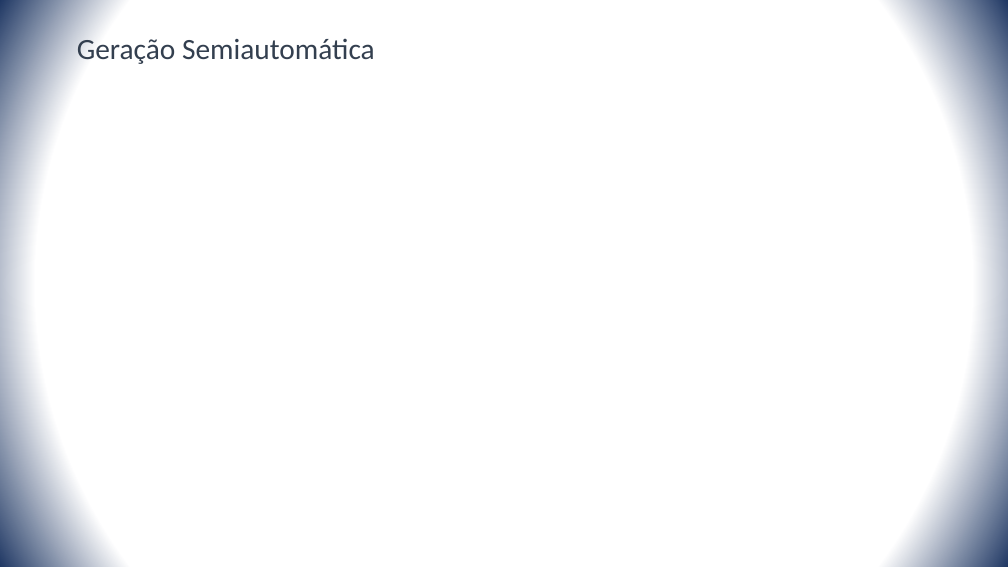
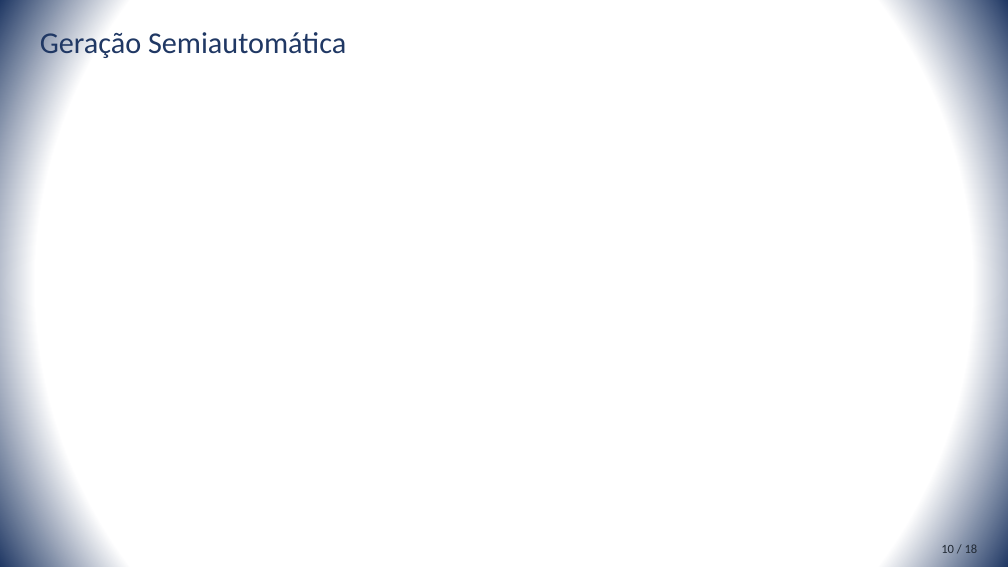
Before and after one commit to rustanitu/atfgtex, a slide deck: slide 10 of presentation/presentation.pptm (slide 8 before the commit). Drawn at 1008x567 pixels with LibreOffice and Linux fonts; fonts in the diff are those of the drawing. Boxes give left, top, right and bottom in pixels: in the first picture for what was removed or moved away, otherwise in the second. Text is boxed around its words. In the diff, an @@ line names an element or a change of style, - is before the commit and + after.

```diff
--- a/presentation/presentation.pptm
+++ b/presentation/presentation.pptm
@@ title "Geração Semiautomática": place and size @@
-title "Geração Semiautomática" at <box>77,34,375,64</box>
+title "Geração Semiautomática" at <box>40,27,346,60</box>
@@ title "Geração Semiautomática" at <box>40,27,346,60</box>: size 28 to 28.8 pt, text colour #333F50 to #203864 @@
@@ text added at <box>941,544,978,553</box>, 12 pt, text #222A35 @@
+10 / 18
```
Also in this commit, not shown: 12 other slides changed, 4 slides added, 2 slides removed, 1 other file.
